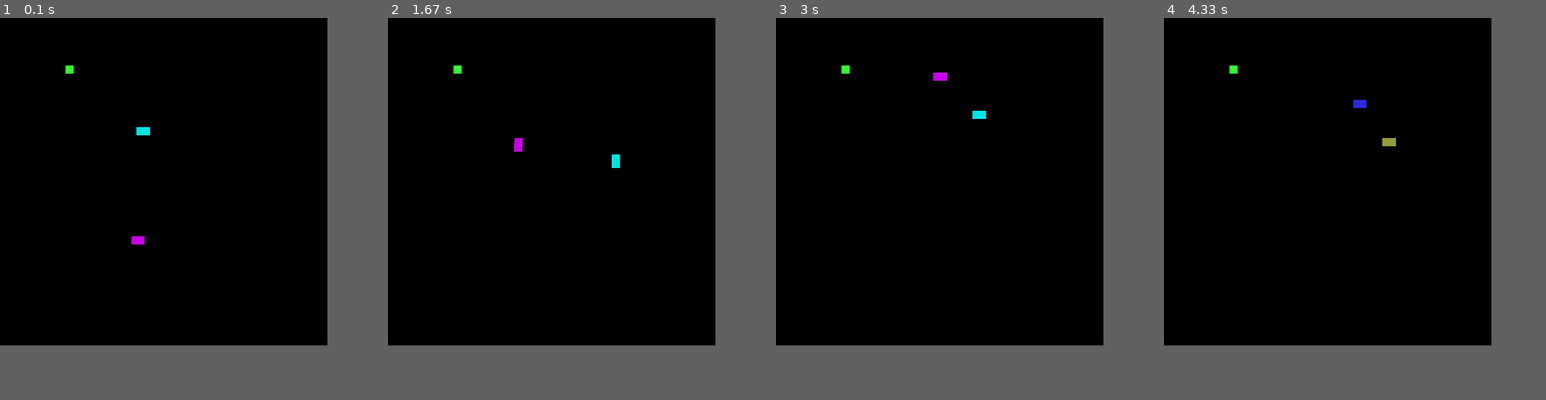
Above: before the commit, frames 1-4 (left to right).
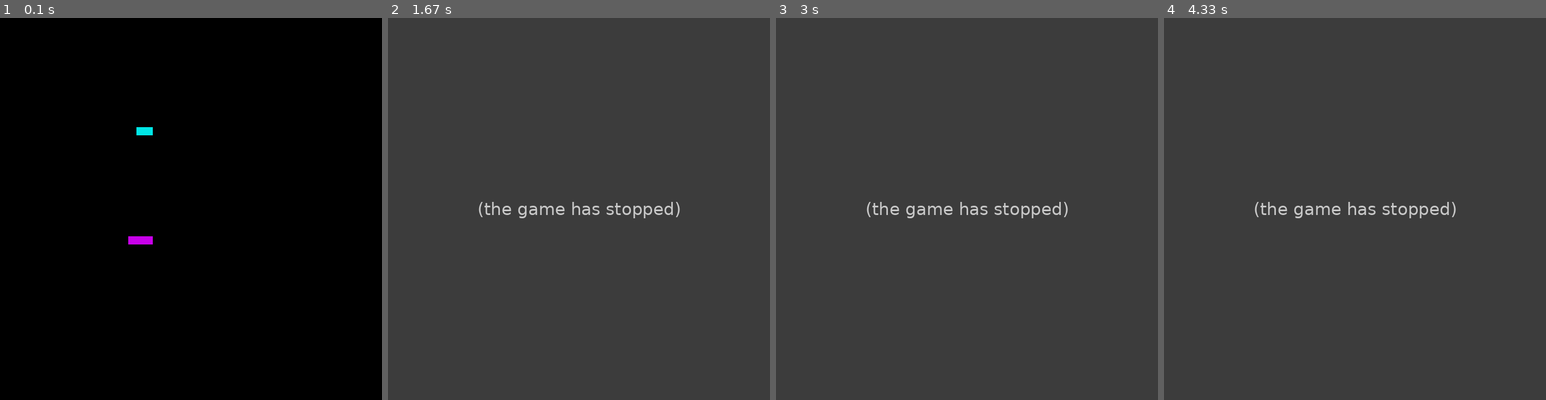
Above: after the commit, the same moments.

Repository: ajdavozelj/pygame_snakegame
Game: pygame game, started from snake-pygame.py
Same seed, same stepped clock (60 frames per second), same inputs: the game is played once before the commit and once after it.
Inputs:
- Up to frame 1 (0.1 s): no input
- Up to frame 2 (1.67 s): tap W at 0.33 s; hold Down from 1.23 s (still down)
- Up to frame 3 (3 s): release Down at 1.7 s; hold Left 1.73-2.13 s; hold Up 2.17-2.53 s; tap D at 2.57 s; hold Right from 2.9 s (still down); hold D from 2.9 s (still down); tap Space at 2.97 s
- Up to frame 4 (4.33 s): tap Space at 3.27, 3.63, 4.03 s; release Right at 3.53 s; release D at 3.53 s; hold Down 3.57-3.93 s; hold S 3.57-3.93 s; hold Left from 3.97 s (still down); hold A from 3.97 s (still down)
In our replay, the window is 600x600 before the commit and 700x700 after it. These sizes can differ from the game's own. Grey fills any space a smaller window leaves; there, only what the larger window draws over its background counts as a difference.

The runs differ from the first frame. In frame 1, 0.1% of the frame differs, in the area x 17-40%, y 12-60%; in frame 2, 73%, in the area x 0-86%, y 0-86%; in frame 3, 73%; in frame 4, 73%.
After the commit the program exited at 1.27 s; later frames show no game.

Commit message:
premikanje  repom

Diff:
--- a/snake-pygame.py
+++ b/snake-pygame.py
@@ -40,18 +40,18 @@
 
 
 pygame.init()
-canvas = pygame.display.set_mode((600,600))
+canvas = pygame.display.set_mode((700,700))
 pygame.display.set_caption("Snake game")
 
 x = 200
 y = 200
 
 #def hranjenje():
-smerN = "A"
+smerN = "D"
 smerD = "right"
 barvaE = (200,0,233)
 barvaD = (0,230,230)
-hitrost = 10
+hitrost = 15
 exit = False
 hranakoordinate = [120,87]
 kaca = [[250, 400], [235,400]]
@@ -87,37 +87,36 @@
     if keys[pygame.K_RIGHT] and smerD != "left":
         smerD = "right"
 
-
+    """
     for i in range(len(kaca)-1):
         kaca[-1-i][0] =  kaca[-2-i][0]
         kaca[-1-i][1] = kaca[-2-i][1]
-
+    """
     if smerN == "D":
-        print(hitrost)
-        kaca[0][0] += hitrost
+        kaca.insert(0, ([(kaca[0][0] + hitrost), kaca[0][1]]))
     if smerN == "A":
-        kaca[0][0] -= hitrost
+        kaca.insert(0, ([(kaca[0][0] - hitrost), kaca[0][1]]))
     if smerN == "W":
-        kaca[0][1] -= hitrost
+        kaca.insert(0, ([kaca[0][0] , (kaca[0][1] - hitrost)]))
     if smerN == "S":
-        kaca[0][1] += hitrost
+        kaca.insert(0, ([kaca[0][0] , (kaca[0][1] + hitrost)]))
 
     #kaca Dve
-
+    """
     for k in range(len(kacaD) - 1):
         kacaD[-1 - k][0] = kacaD[-2 - k][0]
         kacaD[-1 - k][1] = kacaD[-2 - k][1]
+    """
+    if smerD == "right":
+        kacaD.insert(0, ([(kacaD[0][0] + hitrost), kacaD[0][1]]))
+    elif smerD == "left":
+        kacaD.insert(0, ([(kacaD[0][0] - hitrost), kacaD[0][1]]))
+    elif smerD == "up":
+        kacaD.insert(0, ([kacaD[0][0] , (kacaD[0][1] - hitrost)]))
+    elif smerD == "down":
+        kacaD.insert(0, ([kacaD[0][0] , (kacaD[0][1] + hitrost)]))
 
-    if smerD == "right":
-        kacaD[0][0] += hitrost
-    elif smerD == "left":
-        kacaD[0][0] -= hitrost
-    elif smerD == "up":
-        kacaD[0][1] -= hitrost
-    elif smerD == "down":
-        kacaD[0][1] += hitrost
-
-    kaca[0][0] +=1
+    #kaca[0][0] +=1
     #izrisovanje kac
     glavaE = pygame.Rect(kaca[0][0], kaca[0][1], 15, 15)
     glavaD = pygame.Rect(kacaD[0][0], kacaD[0][1], 15, 15)
@@ -128,31 +127,39 @@
         pygame.draw.rect(canvas, barvaE, kacica)
         if glavaD.colliderect(kacica):
             exit = True
-        if j[0] > 585 or j[0] < 0 or j[1] > 585 or j[1] < 0:
+        if glavaE.colliderect(kacica) and j != kaca[0]:
+            print(kaca)
+            exit = True
+        if j[0] > 685 or j[0] < 0 or j[1] > 685 or j[1] < 0:
             exit = True
 
-
+    print(kacaD)
     for l in kacaD:
+        print(l)
         kacicaD = pygame.Rect(l[0], l[1], 15, 15)
         pygame.draw.rect(canvas, barvaD, kacicaD)
         if glavaE.colliderect(kacicaD):
             exit = True
-        if l[0] > 585 or l[0] < 0 or l[1] > 585 or l[1] < 0:
+        if glavaD.colliderect(kacicaD) and l != kacaD[0]:
+            print("-----------------")
+            exit = True
+        if l[0] > 685 or l[0] < 0 or l[1] > 685 or l[1] < 0:
             exit = True
 
-
+    """
     hrana = pygame.Rect(hranakoordinate[0], hranakoordinate[1], 15, 15)
     pygame.draw.rect(canvas, (50, 250, 50),hrana)
 
     if glavaE.colliderect(hrana):
+        hranakoordinate[0] = random.randint(50,650)
+        hranakoordinate[1] = random.randint(50, 650)
+        kaca.append([1,1])
 
-        hranakoordinate[0] = random.randint(50,550)
-        hranakoordinate[1] = random.randint(50, 550)
-        kaca.append([1, 1])
     elif glavaD.colliderect(hrana):
-        hranakoordinate[0] = random.randint(50,550)
-        hranakoordinate[1] = random.randint(50, 550)
+        hranakoordinate[0] = random.randint(50,650)
+        hranakoordinate[1] = random.randint(50, 650)
         kacaD.append([1,1])
+    """
 
 
     for event in pygame.event.get():
